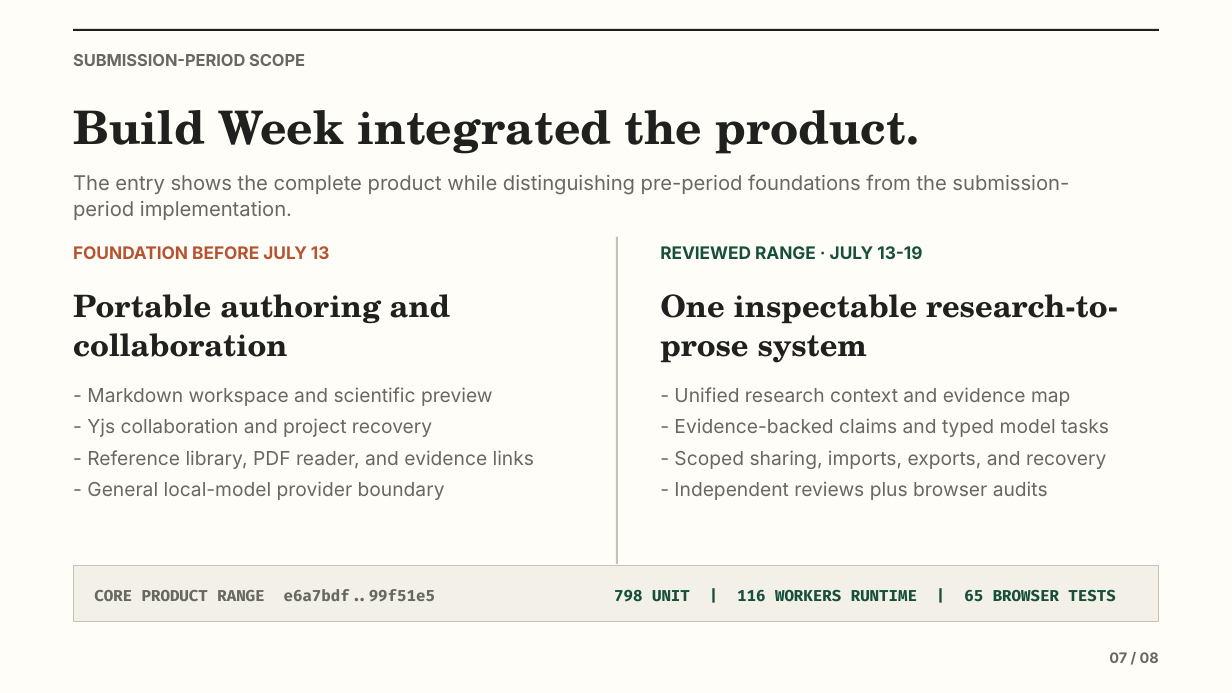
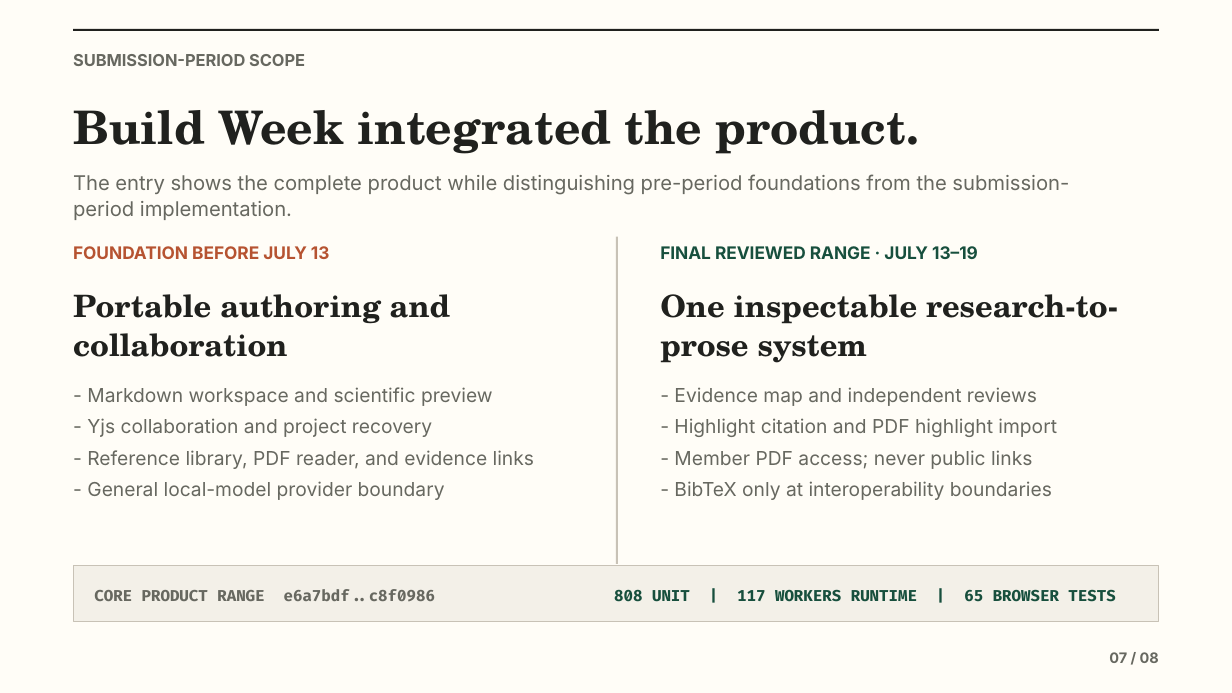
Before and after one commit to bebraw/kirjolab, a slide deck: slide 7 of docs/build-week-2026-judge-brief.pptx. Drawn at 1232x693 pixels with LibreOffice and Linux fonts; fonts in the diff are those of the drawing. Boxes give left, top, right and bottom in pixels: in the first picture for what was removed or moved away, otherwise in the second. Text is boxed around its words. In the diff, an @@ line names an element or a change of style, - is before the commit and + after.

```diff
--- a/docs/build-week-2026-judge-brief.pptx
+++ b/docs/build-week-2026-judge-brief.pptx
@@ text at <box>660,246,978,259</box>: text changed @@
-REVIEWED RANGE · JULY 13-19
+FINAL REVIEWED RANGE · JULY 13–19
@@ text at <box>674,387,1057,500</box>: text changed @@
-- Unified research context and evidence map
-- Evidence-backed claims and typed model tasks
-- Scoped sharing, imports, exports, and recovery
-- Independent reviews plus browser audits
+- Evidence map and independent reviews
+- Highlight citation and PDF highlight import
+- Member PDF access; never public links
+- BibTeX only at interoperability boundaries
@@ text at <box>94,589,435,601</box>: text changed @@
-CORE PRODUCT RANGE e6a7bdf..99f51e5
+CORE PRODUCT RANGE e6a7bdf..c8f0986
@@ text at <box>614,589,1115,602</box>: text changed @@
-798 UNIT | 116 WORKERS RUNTIME | 65 BROWSER TESTS
+808 UNIT | 117 WORKERS RUNTIME | 65 BROWSER TESTS
```
Also in this commit, not shown: 3 other slides changed, 7 other files.
